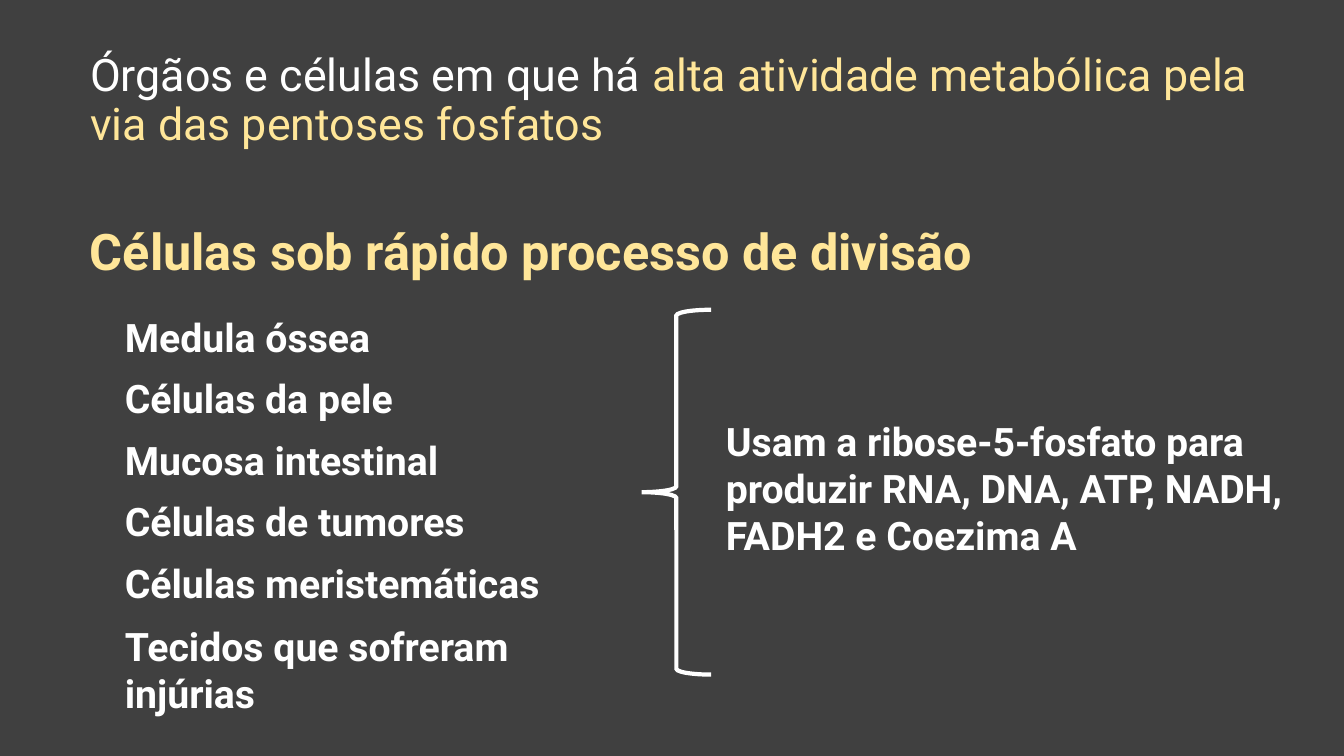
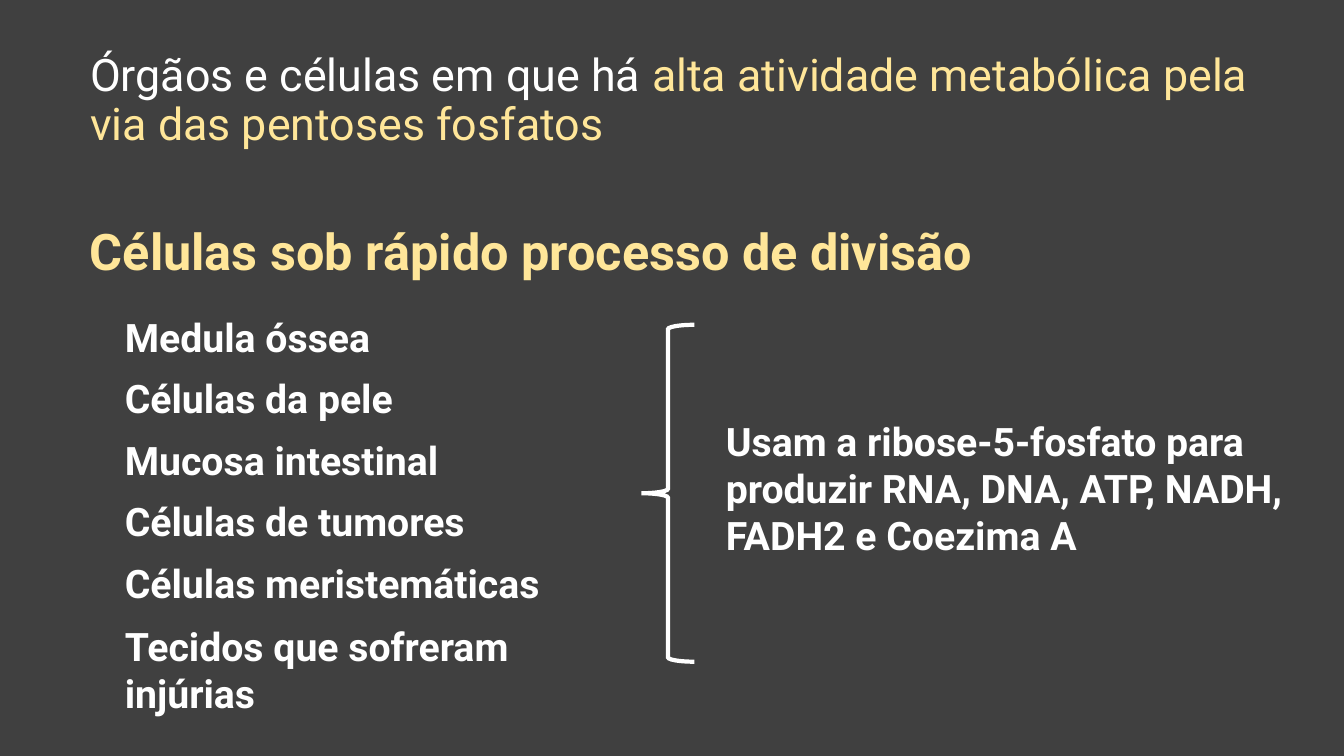
Before and after one commit to daniloasdotcom/Bioquimica-com-Danilo, a slide deck: slide 26 of static/aulas/via_das_pentoses.pptx (slide 24 before the commit). Drawn at 1344x756 pixels with LibreOffice and Linux fonts; fonts in the diff are those of the drawing. Boxes give left, top, right and bottom in pixels: in the first picture for what was removed or moved away, otherwise in the second. Text is boxed around its words. In the diff, an @@ line names an element or a change of style, - is before the commit and + after.

```diff
--- a/static/aulas/via_das_pentoses.pptx
+++ b/static/aulas/via_das_pentoses.pptx
@@ left brace: place and size @@
-left brace at [641,310,711,675]
+left brace at [641,325,694,661]
```
Also in this commit, not shown: 2 other slides changed, 2 slides added, 1 slide removed, 8 other files.
